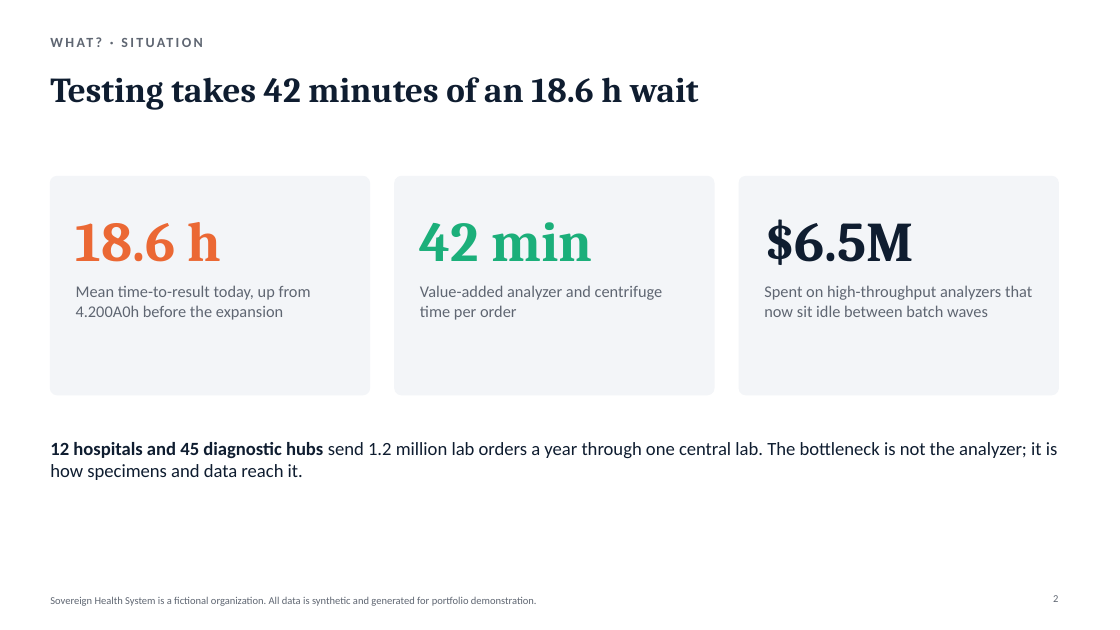
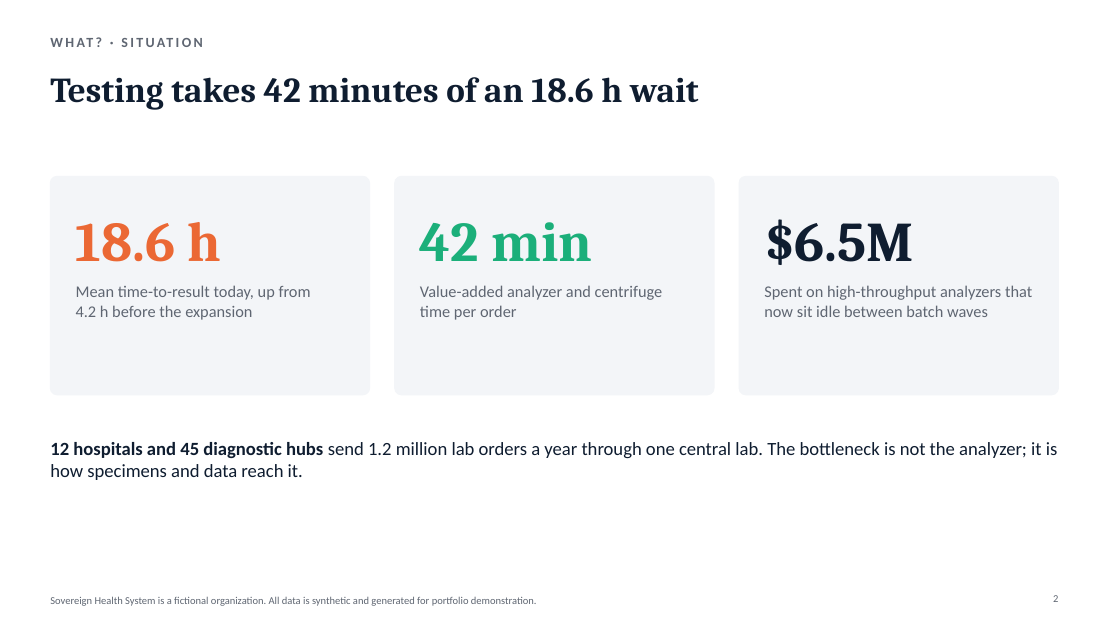
Before and after one commit to huezxiii/diagnostic-pipeline-process-mapping, a slide deck: slide 2 of deck/sovereign-health-exec-briefing.pptx. Drawn at 1120x630 pixels with LibreOffice and Linux fonts; fonts in the diff are those of the drawing. Boxes give left, top, right and bottom in pixels: in the first picture for what was removed or moved away, otherwise in the second. Text is boxed around its words. In the diff, an @@ line names an element or a change of style, - is before the commit and + after.

```diff
--- a/deck/sovereign-health-exec-briefing.pptx
+++ b/deck/sovereign-health-exec-briefing.pptx
@@ text at [76, 285, 311, 320]: text changed @@
-Mean time-to-result today, up from 4.200A0h before the expansion
+Mean time-to-result today, up from 4.2 h before the expansion
```
Also in this commit, not shown: 1 other file.
